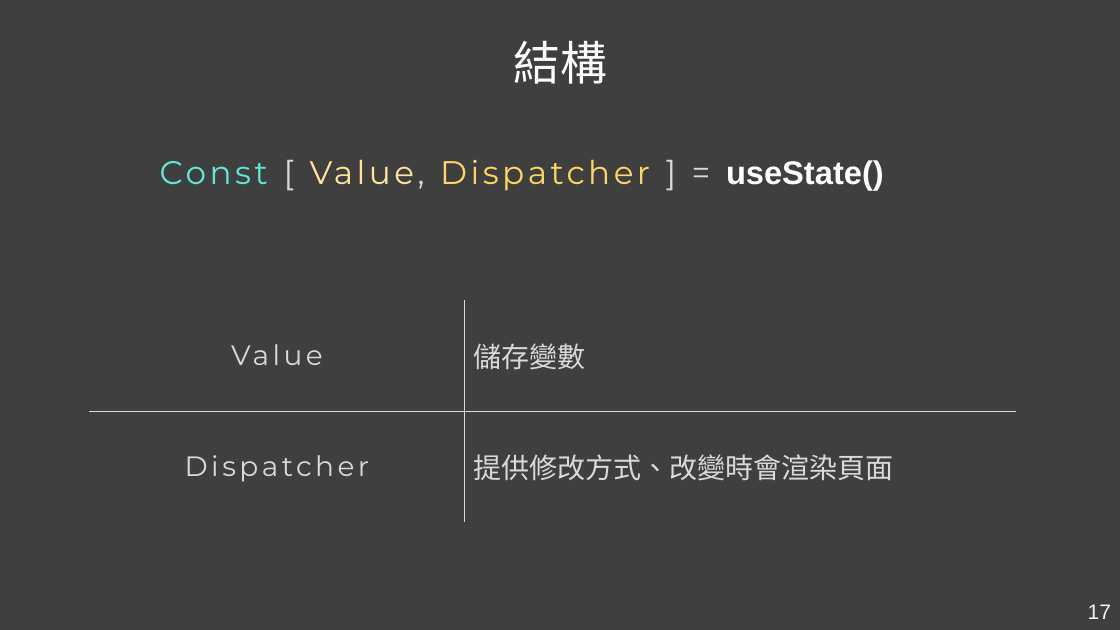
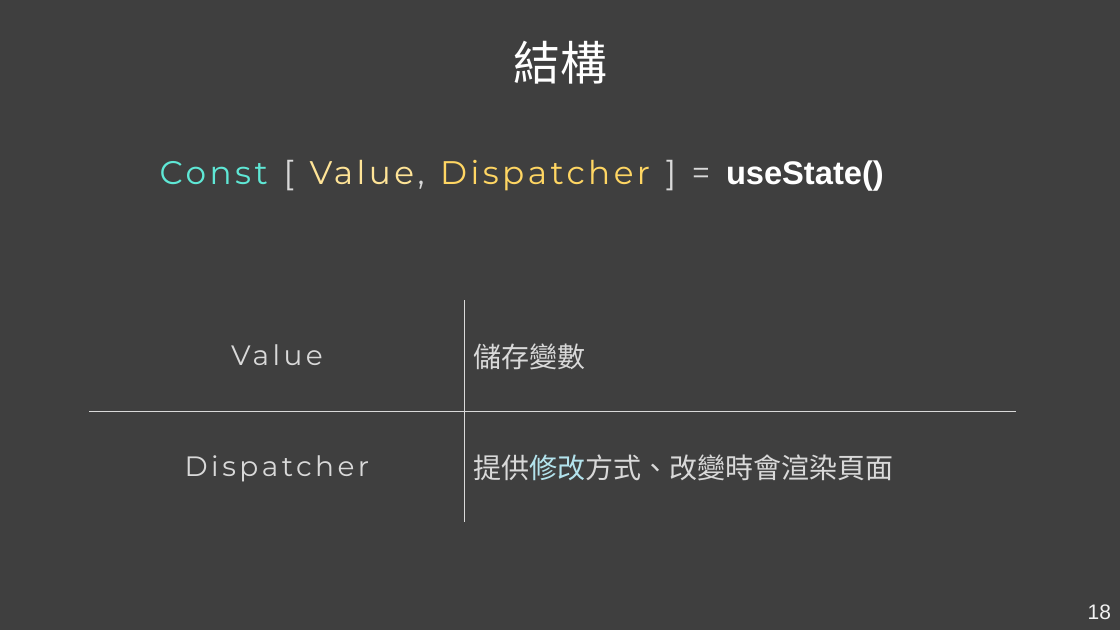
Before and after one commit to Kader-coder/React-Hooks, a slide deck: slide 18 of PPT/React Hooks &.pptx (slide 17 before the commit). Drawn at 1120x630 pixels with LibreOffice and Linux fonts; fonts in the diff are those of the drawing. Boxes give left, top, right and bottom in pixels: in the first picture for what was removed or moved away, otherwise in the second. Text is boxed around its words. In the diff, an @@ line names an element or a change of style, - is before the commit and + after.

```diff
--- a/PPT/React Hooks &.pptx
+++ b/PPT/React Hooks &.pptx
@@ table at [89,301,1016,523] @@
@@ text colour #D9D9D9 to #B3E3ED in "提供修改方式、改變時會渲染頁面" @@
@@ page number at [1088,604,1111,619]: text changed @@
-17
+18
```
Also in this commit, not shown: 9 other slides changed, 5 slides added, 4 slides removed, 5 other files.
